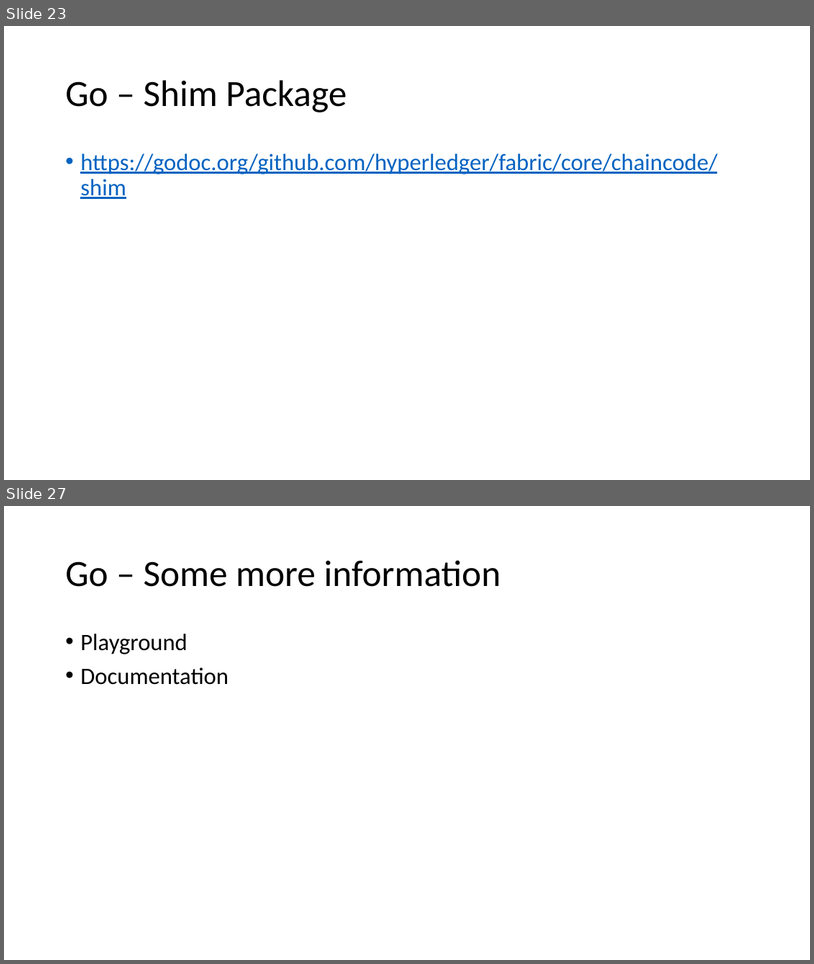
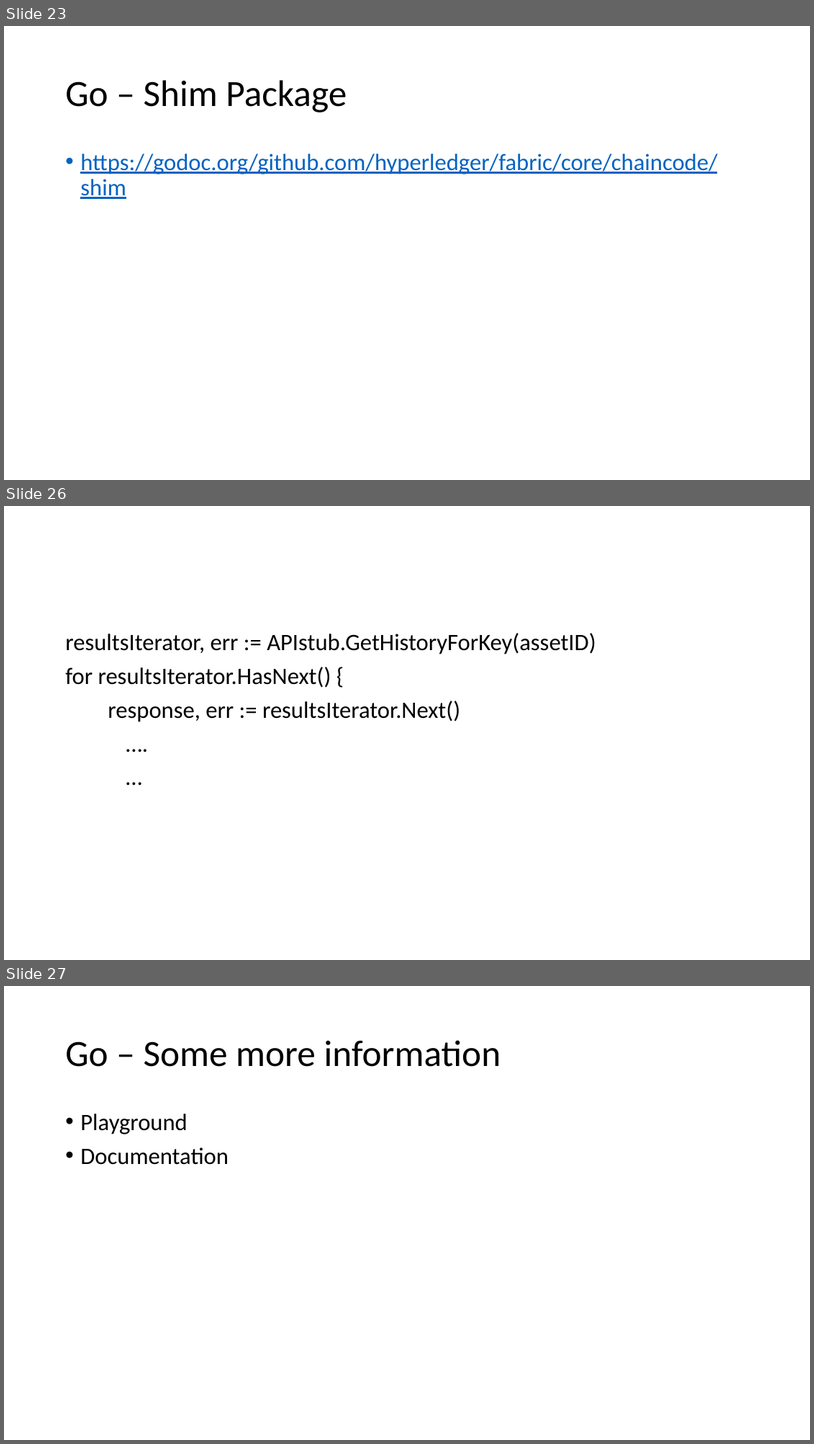
Before and after one commit to aleksamirkovic/blockchainExamples, a slide deck: HyperLedgerFabric.pptx. Shown one above the other, each under a label of ours: slides 23 and 27 before the commit, slides 23, 26 and 27 after it; the slides between them are not shown. The pictures are 814x964 and 814x1444 pixels, drawn with LibreOffice and Linux fonts; fonts in the diff are those of the drawing. Boxes give left, top, right and bottom in pixels: in the first picture for what was removed or moved away, otherwise in the second. Text is boxed around its words. In the diff, an @@ line names an element or a change of style, - is before the commit and + after.

```diff
--- a/HyperLedgerFabric.pptx
+++ b/HyperLedgerFabric.pptx
@@ slide 26 added at (4,506,810,960), background #FFFFFF @@
@@ text added at (65,633,596,722), 28 pt, text #000000 @@
+resultsIterator, err := APIstub.GetHistoryForKey(assetID)
+for resultsIterator.HasNext() {
+response, err := resultsIterator.Next()
+….
+…
```
Also in this commit, not shown: 2 slides changed, 2 other slides added, 2 slides removed.
